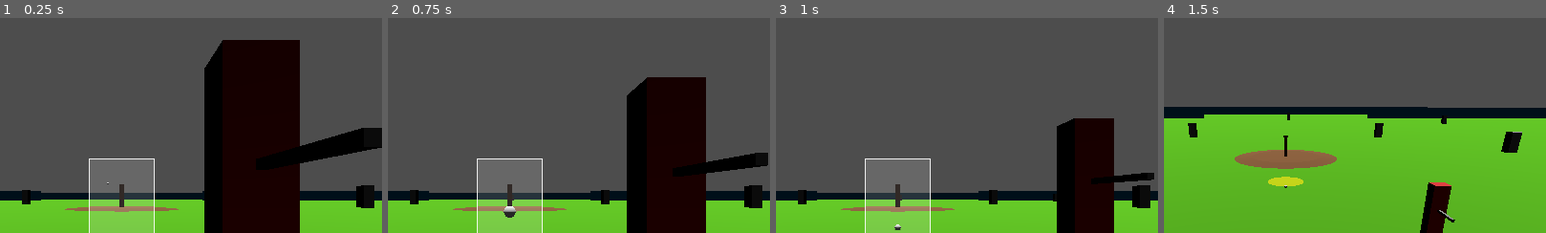
Above: before the commit, frames 1-4 (left to right).
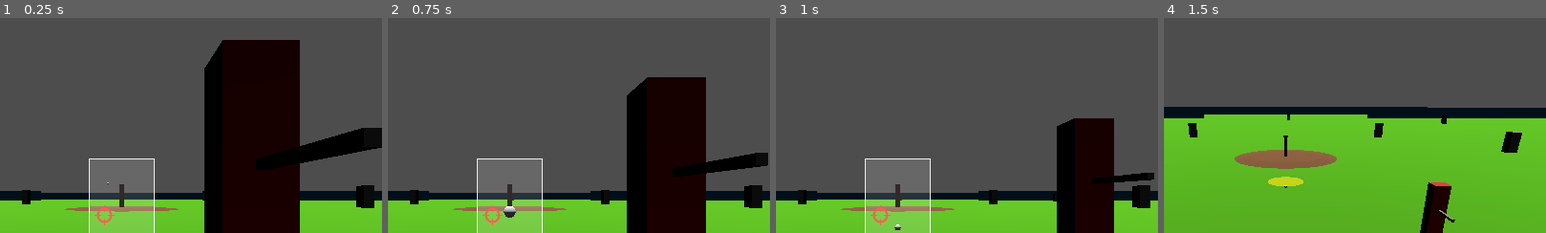
Above: after the commit, the same moments.

Repository: faintdeception/BaseballRivals_GD
Game: Godot game, scene res://gameplay/gameplay.tscn
Two runs of this game, one before a commit and one after it. Both use one fixed random seed, a clock stepped at 60 frames per second and the inputs below.
Inputs (mouse positions are % of the whole screen's width and height, from its top left):
- Up to frame 1 (0.25 s): no input
- Up to frame 2 (0.75 s): tap Enter at 0.5 s; move the mouse to (72, 45) at 0.52 s; hold D from 0.53 s (still down); tap 1 at 0.6 s; click (72, 45) at 0.67 s
- Up to frame 3 (1 s): keep holding D; tap Space at 0.77 s
- Up to frame 4 (1.5 s): release D at 1.25 s; drag from (30, 55) to (45, 70) at 1.27 s
The pictures show only the part of the screen within x 34-84%, y 8-58%; the shares and areas given below are measured in that part.

The runs differ from the first frame. In frame 1, 0.2% of the frame differs, in the area x 24-30%, y 87-97%; in frame 2, 0.2%; in frame 3, 0.2%; in frame 4, nothing differs.

Commit message:
Add pitch reticle functionality and update pitcher targeting logic

Diff:
--- a/gameplay/actors/pitcher.gd
+++ b/gameplay/actors/pitcher.gd
@@ -9,6 +9,9 @@
 # World position the pitch should cross: over the middle of home plate, mid strike zone.
 @export var target_point: Vector3 = Vector3(0, 0.75, 0)
 @export var baseball: RigidBody3D
+@export var batter: Node3D
+## Keeps pitches this far (m) inside the zone edges.
+@export var target_margin: float = 0.03
 
 signal ball_pitched(ball: RigidBody3D)
 
@@ -20,6 +23,8 @@
 	timer = wait_time
 	GameState.strikeout.connect(_on_strikeout)
 	baseball.reset_to(release_point.global_position)
+	# The batter's data isn't loaded until after this _ready, so pick the first target next frame.
+	_pick_initial_target.call_deferred()
 
 
 # Called every frame. 'delta' is the elapsed time since the previous frame.
@@ -39,6 +44,7 @@
 	if GameState.play_state != GameState.PlayState.IDLE:
 		return
 	state = State.PITCHING
+	target_point = _pick_target()
 	# TODO: windup animation
 	#var ball = ball_scene.instantiate()
 	#get_tree().current_scene.add_child(ball)
@@ -67,3 +73,20 @@
 	# The ball falls 0.5 * g * t^2 on the way, so aim that much higher.
 	velocity.y = (to_target.y + 0.5 * gravity * flight_time * flight_time) / flight_time
 	return velocity
+
+func _pick_initial_target() -> void:
+	target_point = _pick_target()
+
+
+# Random point inside the batter's strike zone, kept target_margin away from the edges.
+func _pick_target() -> Vector3:
+	if batter == null or not batter.has_method("get_strike_zone") or batter.data == null:
+		return target_point
+	var zone: AABB = batter.get_strike_zone()
+	var center := zone.get_center()
+	var half_x := maxf(zone.size.x * 0.5 - target_margin, 0.0)
+	var half_y := maxf(zone.size.y * 0.5 - target_margin, 0.0)
+	return Vector3(
+		center.x + randf_range(-half_x, half_x),
+		center.y + randf_range(-half_y, half_y),
+		center.z)
--- a/gameplay/gameplay.tscn
+++ b/gameplay/gameplay.tscn
@@ -14,6 +14,7 @@
 [ext_resource type="Script" path="res://gameplay/directors/base_manager.gd" id="12_basemanager"]
 [ext_resource type="PackedScene" path="res://gameplay/ui/score_hud.tscn" id="13_scorehud"]
 [ext_resource type="PackedScene" path="res://gameplay/ui/strike_zone.tscn" id="14_strikezone"]
+[ext_resource type="PackedScene" path="res://gameplay/ui/pitch_reticle.tscn" id="15_reticle"]
 
 [sub_resource type="StandardMaterial3D" id="StandardMaterial3D_aunk2"]
 albedo_color = Color(0.301783, 0.651574, 0, 1)
@@ -148,12 +149,13 @@
 script = ExtResource("8_ballshadow")
 baseball = NodePath("../Baseball")
 
-[node name="Pitcher" type="MeshInstance3D" parent="Actors" node_paths=PackedStringArray("release_point", "baseball")]
+[node name="Pitcher" type="MeshInstance3D" parent="Actors" node_paths=PackedStringArray("release_point", "baseball", "batter")]
 transform = Transform3D(1, 0, 0, 0, 1, 0, 0, 0, 1, 0, 0.86226, 18.44)
 mesh = SubResource("BoxMesh_51ld1")
 script = ExtResource("2_u447v")
 release_point = NodePath("ReleasePoint")
 baseball = NodePath("../Baseball")
+batter = NodePath("../Batter")
 
 [node name="ReleasePoint" type="Node3D" parent="Actors/Pitcher"]
 transform = Transform3D(1, 0, 0, 0, 1, 0, 0, 0, 1, 1, 1, 0)
@@ -243,3 +245,7 @@
 [node name="Zone" parent="StrikeZone" index="0" node_paths=PackedStringArray("batter_cam", "batter")]
 batter_cam = NodePath("../../Cameras/BatterCam")
 batter = NodePath("../../Actors/Batter")
+
+[node name="PitchReticle" parent="UI" node_paths=PackedStringArray("pitcher", "batter_cam") instance=ExtResource("15_reticle")]
+pitcher = NodePath("../../Actors/Pitcher")
+batter_cam = NodePath("../../Cameras/BatterCam")
--- /dev/null
+++ b/gameplay/ui/pitch_reticle.gd
@@ -0,0 +1,23 @@
+extends Control
+
+@export var pitcher: Node3D
+@export var batter_cam: Camera3D
+@export var radius: float = 10.0
+@export var color: Color = Color(1, 0.25, 0.2, 0.95)
+@export var line_width: float = 2.0
+
+
+func _process(_delta: float) -> void:
+	var show_it := pitcher != null and batter_cam != null and batter_cam.current \
+			and not batter_cam.is_position_behind(pitcher.target_point)
+	visible = show_it
+	if show_it:
+		position = batter_cam.unproject_position(pitcher.target_point)
+
+
+func _draw() -> void:
+	draw_arc(Vector2.ZERO, radius, 0.0, TAU, 32, color, line_width, true)
+	draw_line(Vector2(-radius * 1.5, 0), Vector2(-radius * 0.5, 0), color, line_width)
+	draw_line(Vector2(radius * 0.5, 0), Vector2(radius * 1.5, 0), color, line_width)
+	draw_line(Vector2(0, -radius * 1.5), Vector2(0, -radius * 0.5), color, line_width)
+	draw_line(Vector2(0, radius * 0.5), Vector2(0, radius * 1.5), color, line_width)
--- /dev/null
+++ b/gameplay/ui/pitch_reticle.tscn
@@ -0,0 +1,9 @@
+[gd_scene load_steps=2 format=3]
+
+[ext_resource type="Script" path="res://gameplay/ui/pitch_reticle.gd" id="1_ret"]
+
+[node name="PitchReticle" type="Control"]
+layout_mode = 3
+anchors_preset = 0
+mouse_filter = 2
+script = ExtResource("1_ret")
Not shown, changed: docs/strike_zone_plan.md
